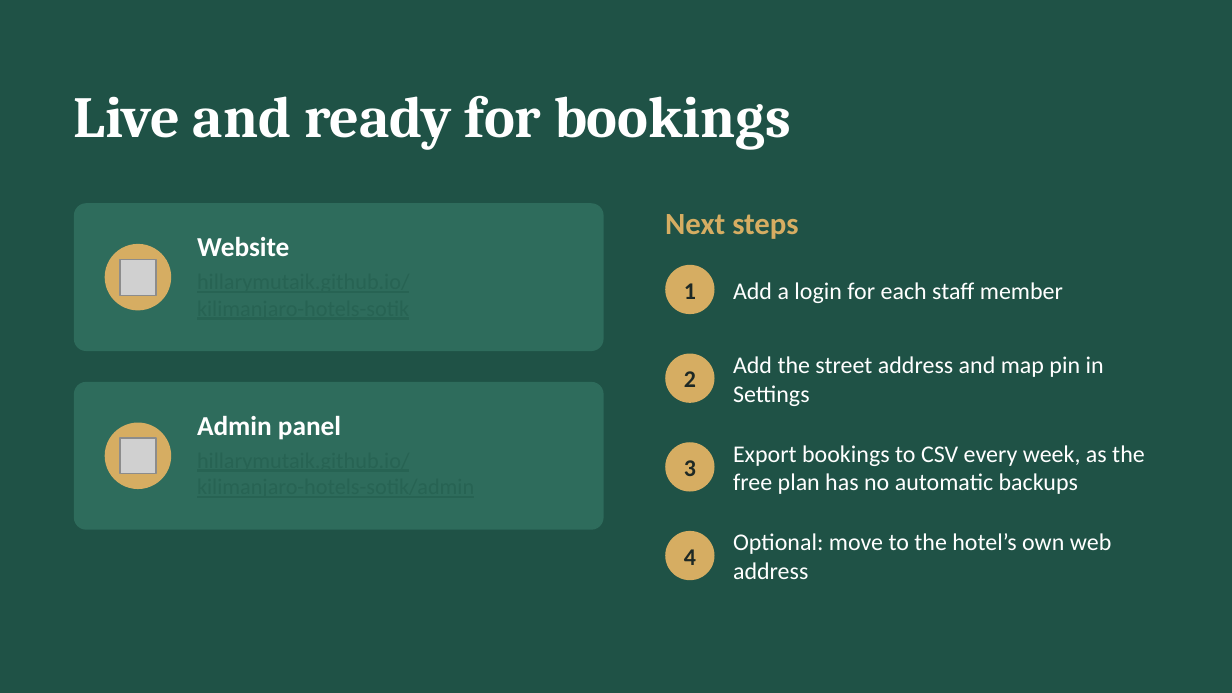
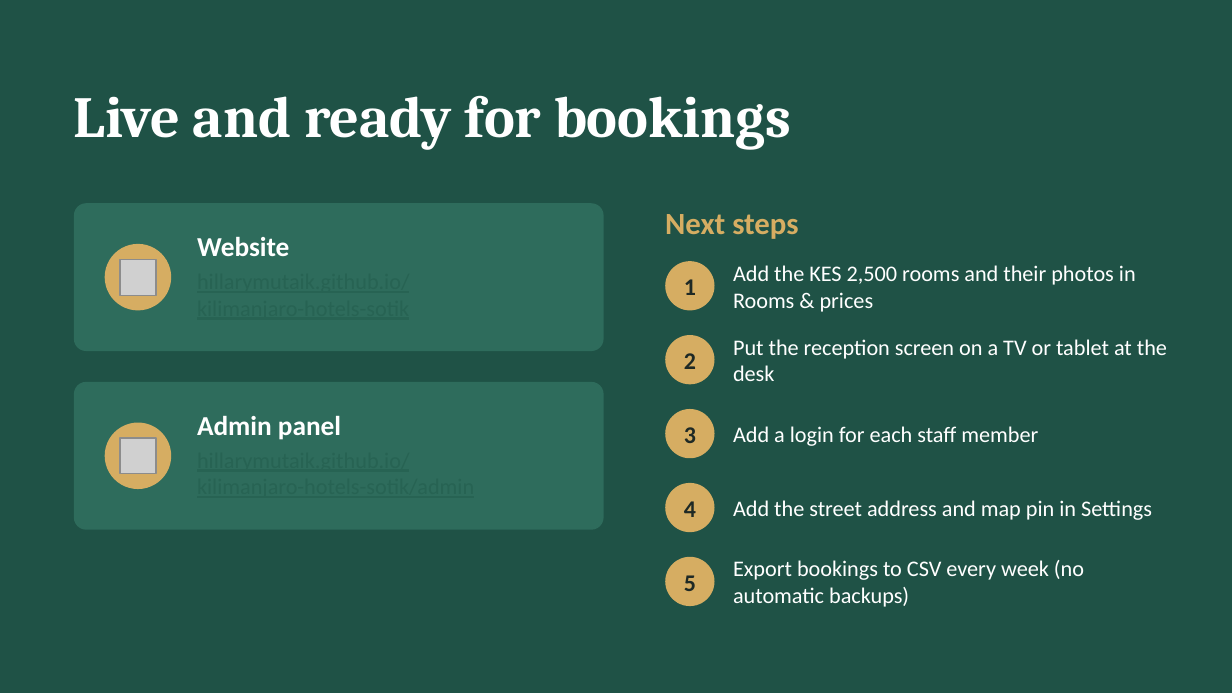
Before and after one commit to hillarymutaik/kilimanjaro-hotels-sotik, a slide deck: slide 26 of presentation/Kilimanjaro Hotels Sotik Pitch-Deck.pptx (slide 19 before the commit). Drawn at 1232x693 pixels with LibreOffice and Linux fonts; fonts in the diff are those of the drawing; grey boxes stand for pictures. Boxes give left, top, right and bottom in pixels: in the first picture for what was removed or moved away, otherwise in the second. Text is boxed around its words. In the diff, an @@ line names an element or a change of style, - is before the commit and + after.

```diff
--- a/presentation/Kilimanjaro Hotels Sotik Pitch-Deck.pptx
+++ b/presentation/Kilimanjaro Hotels Sotik Pitch-Deck.pptx
@@ text "1": place and size @@
-text "1" at (684,283,696,299)
+text "1" at (684,279,696,295)
@@ ellipse: place and size @@
-ellipse at (665,265,715,314)
+ellipse at (665,261,715,310)
@@ text added at (733,265,1136,312), 13 pt, text #FFFFFF @@
+Add the KES 2,500 rooms and their photos in Rooms & prices
@@ text "2": place and size @@
-text "2" at (684,371,696,387)
+text "2" at (684,353,696,369)
@@ ellipse: place and size @@
-ellipse at (665,354,715,403)
+ellipse at (665,335,715,384)
@@ text added at (733,339,1167,381), 13 pt, text #FFFFFF @@
+Put the reception screen on a TV or tablet at the desk
@@ text "3": place and size @@
-text "3" at (684,460,696,476)
+text "3" at (684,427,696,443)
@@ ellipse: place and size @@
-ellipse at (665,442,715,492)
+ellipse at (665,409,715,458)
@@ text "Add a login for each ..." at (733,426,1038,446): size 14 to 13 pt @@
@@ text "Add a login for each ...": place and size @@
-text "Add a login for each ..." at (733,282,1063,303)
+text "Add a login for each ..." at (733,426,1038,446)
@@ text "Add the street address and ...": place and size @@
-text "Add the street address and ..." at (733,356,1104,406)
+text "Add the street address and ..." at (733,500,1152,520)
@@ text "Add the street address and ..." at (733,500,1152,520): size 14 to 13 pt @@
@@ text "4": place and size @@
-text "4" at (684,549,696,565)
+text "4" at (684,501,696,517)
@@ ellipse: place and size @@
-ellipse at (665,531,715,580)
+ellipse at (665,483,715,532)
@@ text removed at (733,533,1111,579) @@
-Optional: move to the hotel’s own web address
@@ ellipse added at (665,557,715,606), fill #D6AD62 @@
@@ text at (733,560,1084,607): text changed; size 14 to 13 pt @@
-Export bookings to CSV every week, as the free plan has no automatic backups
+Export bookings to CSV every week (no automatic backups)
@@ text added at (684,575,696,591), 14 pt, text #1E2925, bold @@
+5
```
Also in this commit, not shown: 4 other slides changed, 7 slides added.
